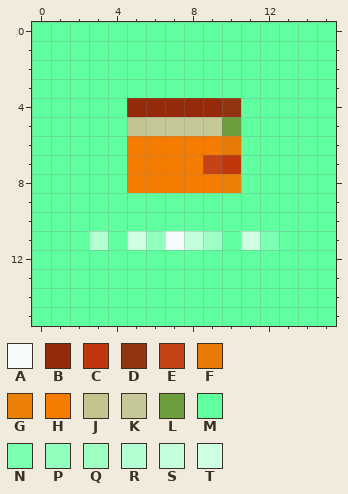
Pixel-art sprite: public/kirabaki-16.png. The picture above is the old version.
The file is 16x16 pixels. Colours within 5 levels of each other are drawn and written as one.
Palette (. is transparent): A #f6fcf9  B #942a09  C #bf360c  D #913511  E #c44317  F #e77a04  G #ea8106  H #f57c00  J #c4c491  K #c6c897  L #6c9e3e  M #60ffa0  N #7bffb0  P #93ffbf  Q #9effc5  R #b3ffd1  S #c4ffdc  T #ceffe2
The result:
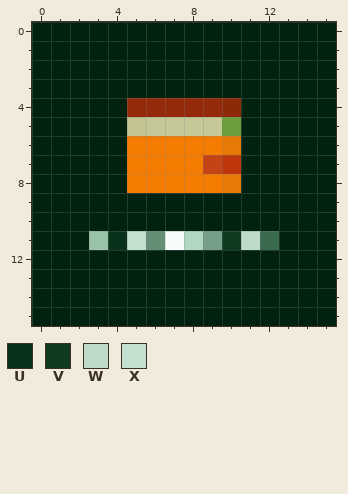
Colours new in this view: U #09321a  V #0e3b20  W #bedac9  X #c4e1d0
Difference:
colour D: #913511 -> #8c2909
colour M: #60ffa0 -> #00220e
colour N: #7bffb0 -> #3b6b4f
colour P: #93ffbf -> #639075
colour Q: #9effc5 -> #759f86
colour R: #b3ffd1 -> #99c4aa
colour S: #c4ffdc -> #b2d7c1
y 8: x 10 G -> F
y 11: x 4..5 MT -> UX; x 10..11 MT -> VW
Where, in picture pixels (left, top, right, bottom), the same in both pictures:
changed: (32, 22, 336, 326)
